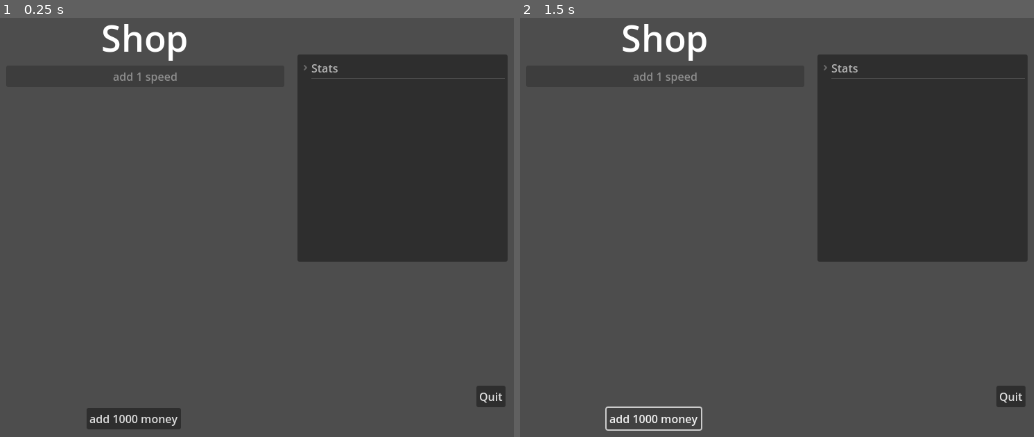
Above: before the commit, frames 1-2 (left to right).
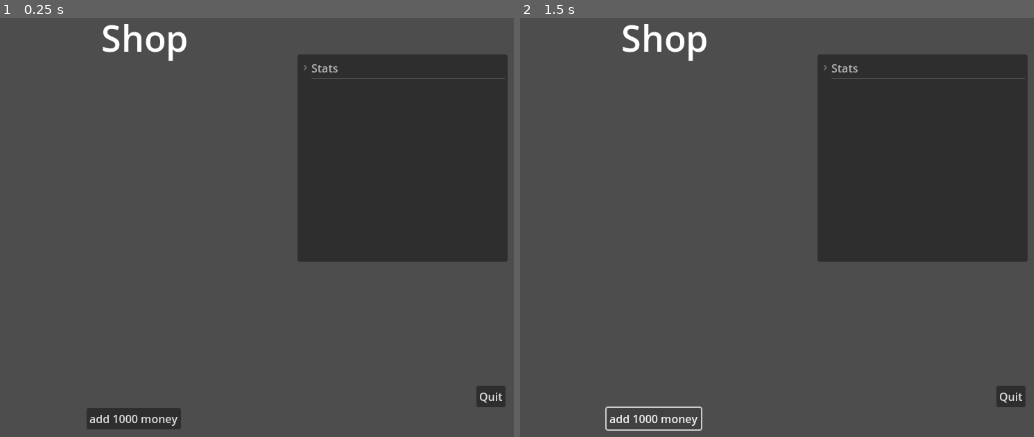
Above: after the commit, the same moments.

Repository: angelator312/shop_generator_plugin
Game: Godot game, scene res://shop/shop.tscn
Two runs of this game, one before a commit and one after it. Both use one fixed random seed, a clock stepped at 60 frames per second and the inputs below.
Inputs:
- Up to frame 1 (0.25 s): no input
- Up to frame 2 (1.5 s): click "add 1000 money" at 0.5 s; click "add 1000 money" at 1.25 s

The runs differ from the first frame. In frame 1, less than 0.1% of the frame differs, in the area x 22-35%, y 13-16%; in frame 2, less than 0.1%.
Error in both runs: Invalid access to property or key 'add' on a base object of type 'Node (GlobalFunctions.gd)'. (res://shop/shop.gd:140)

Commit message:
Update shop_configuration.tscn

Diff:
--- a/shop_configuration/shop_configuration.tscn
+++ b/shop_configuration/shop_configuration.tscn
@@ -1,23 +1,6 @@
-[gd_scene load_steps=6 format=3 uid="uid://cww7wjw00smap"]
+[gd_scene load_steps=2 format=3 uid="uid://cww7wjw00smap"]
 
 [ext_resource type="Script" uid="uid://cd5jorci4fimr" path="res://shop_configuration/shop_configuration.gd" id="1_i30d2"]
-[ext_resource type="Script" uid="uid://oj8mdlv4gqlk" path="res://resource/templates/shop_resource.gd" id="2_2j44g"]
-[ext_resource type="Script" uid="uid://cd5blcra1lyk1" path="res://resource/templates/shop_resource_child.gd" id="3_nmqec"]
-
-[sub_resource type="Resource" id="Resource_ls548"]
-script = ExtResource("3_nmqec")
-textInMe = "add 1 speed"
-thingItDo = Dictionary[int, float]({})
-price = 0
-final = false
-dependencies = Dictionary[int, int]({})
-metadata/_custom_type_script = "uid://cd5blcra1lyk1"
-
-[sub_resource type="Resource" id="Resource_3v8vo"]
-script = ExtResource("2_2j44g")
-children = Array[ExtResource("3_nmqec")]([SubResource("Resource_ls548")])
-type = 0
-metadata/_custom_type_script = "uid://oj8mdlv4gqlk"
 
 [node name="ShopConfiguration" type="Control"]
 layout_mode = 3
@@ -27,4 +10,3 @@
 grow_horizontal = 2
 grow_vertical = 2
 script = ExtResource("1_i30d2")
-shop_upgrades_graph = Array[ExtResource("2_2j44g")]([SubResource("Resource_3v8vo")])
